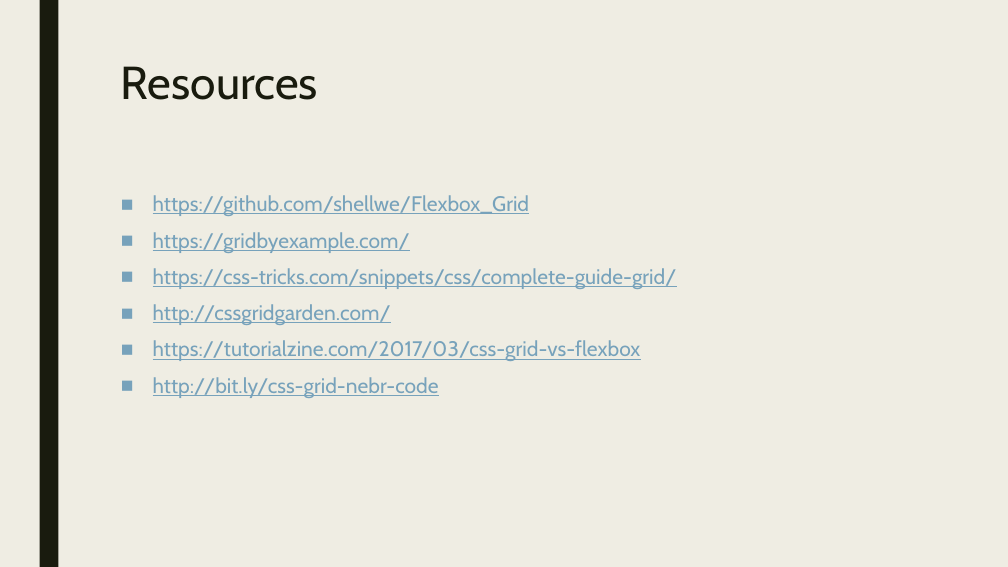
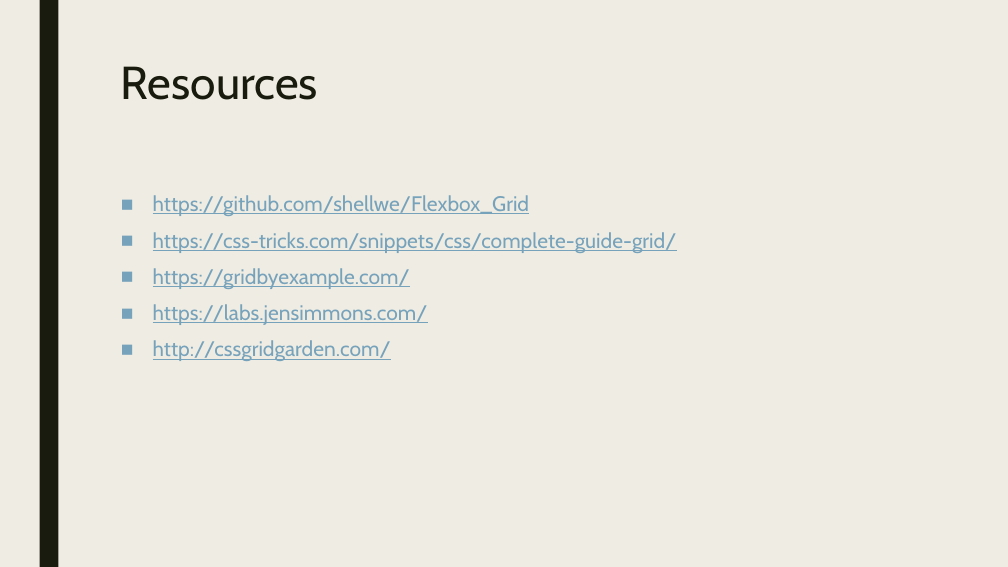
Before and after one commit to shellwe/Flexbox_Grid, a slide deck: slide 7 of Grid.pptx. Drawn at 1008x567 pixels with LibreOffice and Linux fonts; fonts in the diff are those of the drawing. Boxes give left, top, right and bottom in pixels: in the first picture for what was removed or moved away, otherwise in the second. Text is boxed around its words. In the diff, an @@ line names an element or a change of style, - is before the commit and + after.

```diff
--- a/Grid.pptx
+++ b/Grid.pptx
@@ text at (153, 232, 677, 253): paragraph added @@
+■ https://css-tricks.com/snippets/css/complete-guide-grid/
@@ text at (153, 304, 428, 325): text changed @@
-■ https://css-tricks.com/snippets/css/complete-guide-grid/
+■ https://labs.jensimmons.com/
@@ text at (153, 340, 641, 398): paragraphs removed @@
-■ https://tutorialzine.com/2017/03/css-grid-vs-flexbox
-■ http://bit.ly/css-grid-nebr-code
```
Also in this commit, not shown: 1 other slide changed, 1 slide added, 23 other files.
